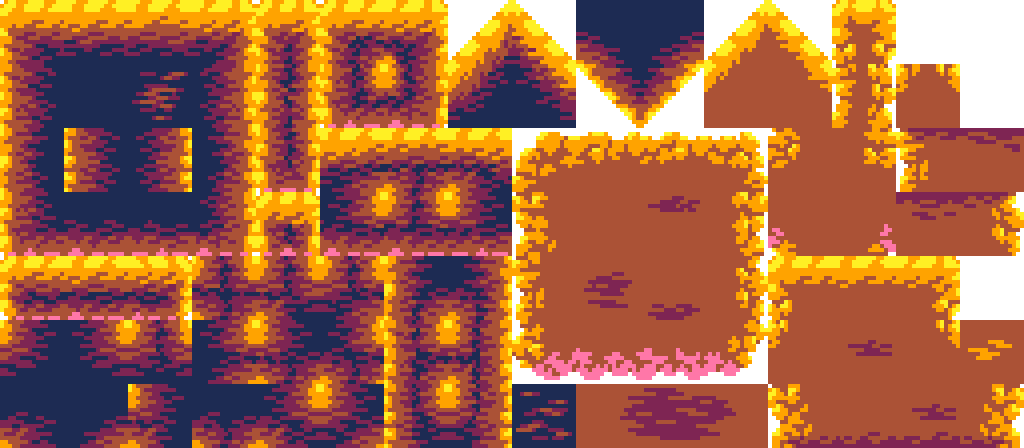
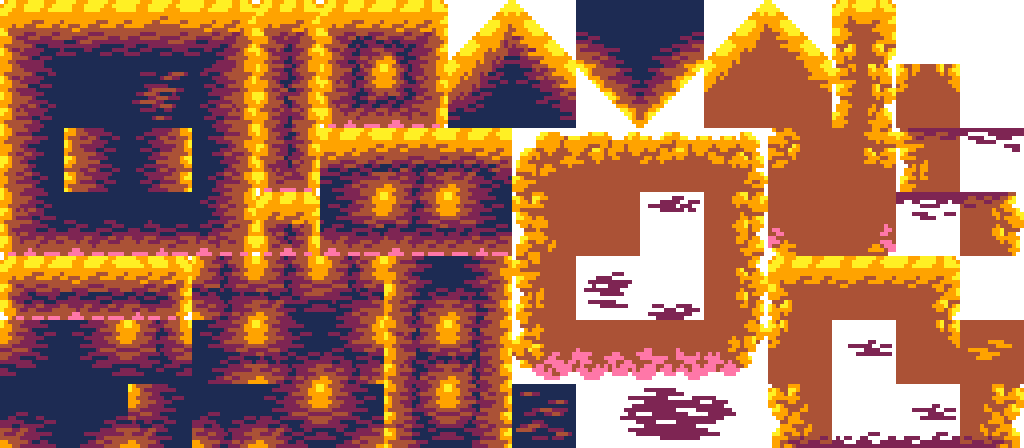
Layered file, before and after one edit (1024×448). Changes by layer:
painted on "Desert_Terrain_Tileset.png" over [left=576, top=132, right=1024, bottom=448]
